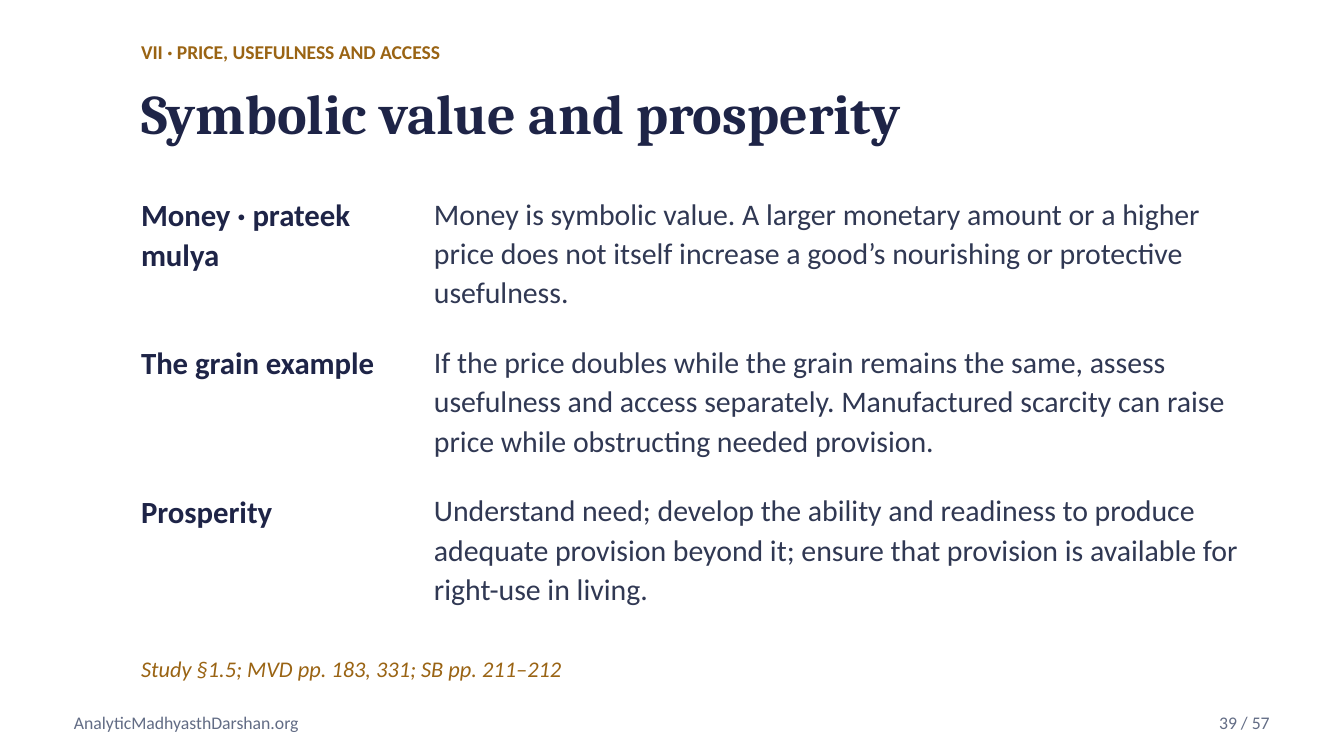
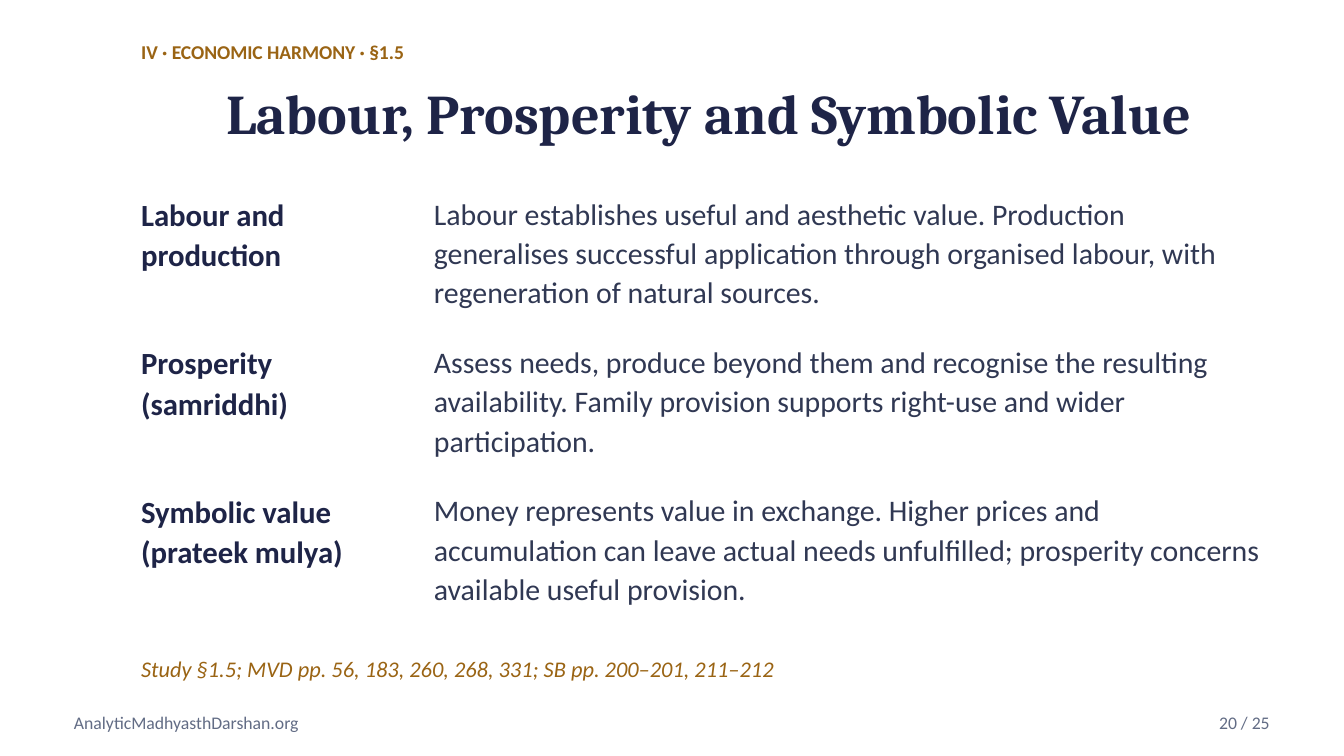
Before and after one commit to raghavamohan/AnalyticMadhyasthDarshan, a slide deck: slide 20 of Studies/Axiology-Value-Theory/Axiology-Value-Theory-Madhyasth-Darshan.pptx (slide 39 before the commit). Drawn at 1344x756 pixels with LibreOffice and Linux fonts; fonts in the diff are those of the drawing. Boxes give left, top, right and bottom in pixels: in the first picture for what was removed or moved away, otherwise in the second. Text is boxed around its words. In the diff, an @@ line names an element or a change of style, - is before the commit and + after.

```diff
--- a/Studies/Axiology-Value-Theory/Axiology-Value-Theory-Madhyasth-Darshan.pptx
+++ b/Studies/Axiology-Value-Theory/Axiology-Value-Theory-Madhyasth-Darshan.pptx
@@ text at [141,45,404,60]: text changed @@
-VII · PRICE, USEFULNESS AND ACCESS
+IV · ECONOMIC HARMONY · §1.5
@@ text at [226,95,1191,147]: text changed @@
-Symbolic value and prosperity
+Labour, Prosperity and Symbolic Value
@@ text at [141,204,284,271]: text changed @@
-Money · prateek mulya
+Labour and production
@@ text at [434,204,1216,308]: text changed @@
-Money is symbolic value. A larger monetary amount or a higher price does not itself increase a good’s nourishing or protective usefulness.
+Labour establishes useful and aesthetic value. Production generalises successful application through organised labour, with regeneration of natural sources.
@@ text at [141,352,288,420]: text changed @@
-The grain example
+Prosperity (samriddhi)
@@ text at [434,352,1207,457]: text changed @@
-If the price doubles while the grain remains the same, assess usefulness and access separately. Manufactured scarcity can raise price while obstructing needed provision.
+Assess needs, produce beyond them and recognise the resulting availability. Family provision supports right-use and wider participation.
@@ text at [141,501,343,568]: text changed @@
-Prosperity
+Symbolic value (prateek mulya)
@@ text at [434,500,1259,605]: text changed @@
-Understand need; develop the ability and readiness to produce adequate provision beyond it; ensure that provision is available for right-use in living.
+Money represents value in exchange. Higher prices and accumulation can leave actual needs unfulfilled; prosperity concerns available useful provision.
@@ text at [141,661,773,681]: text changed @@
-Study §1.5; MVD pp. 183, 331; SB pp. 211–212
+Study §1.5; MVD pp. 56, 183, 260, 268, 331; SB pp. 200–201, 211–212
@@ text at [1219,717,1270,729]: text changed @@
-39 / 57
+20 / 25
```
Also in this commit, not shown: 19 other slides changed, 5 slides added, 37 slides removed, 1 other file.
